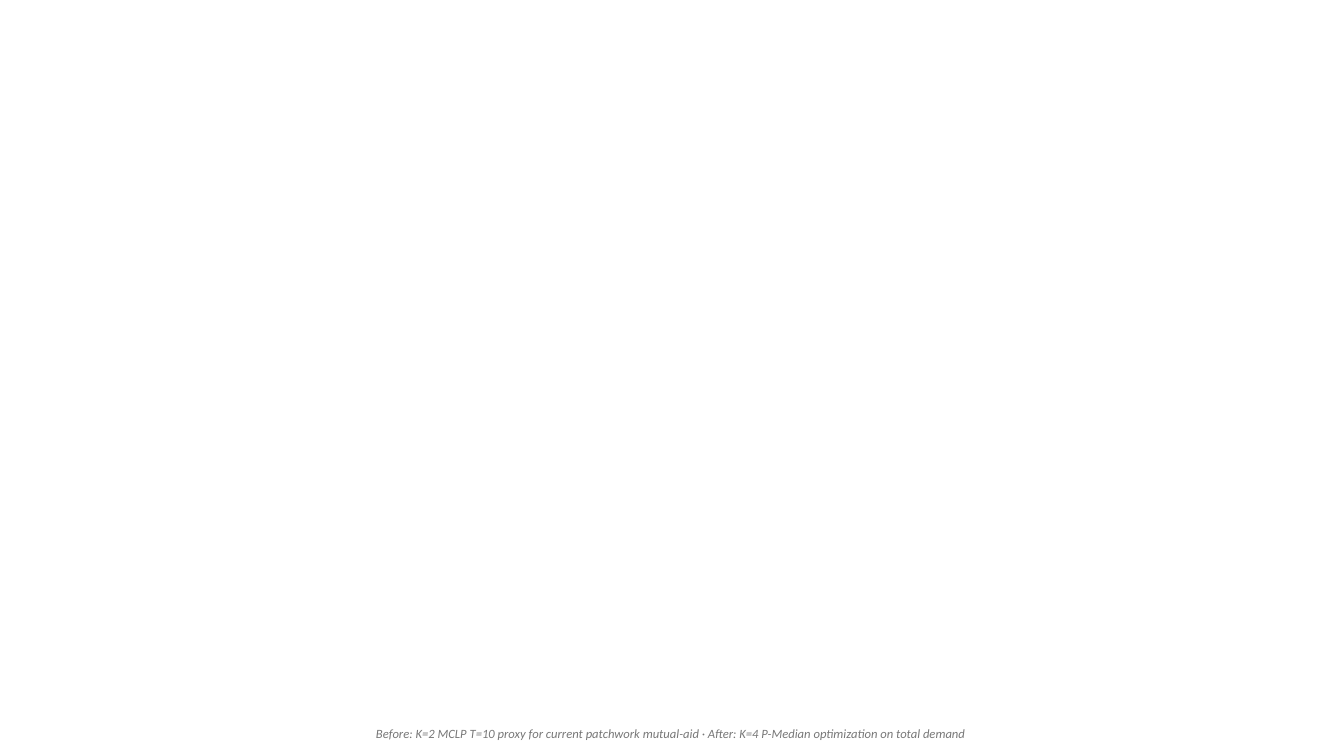
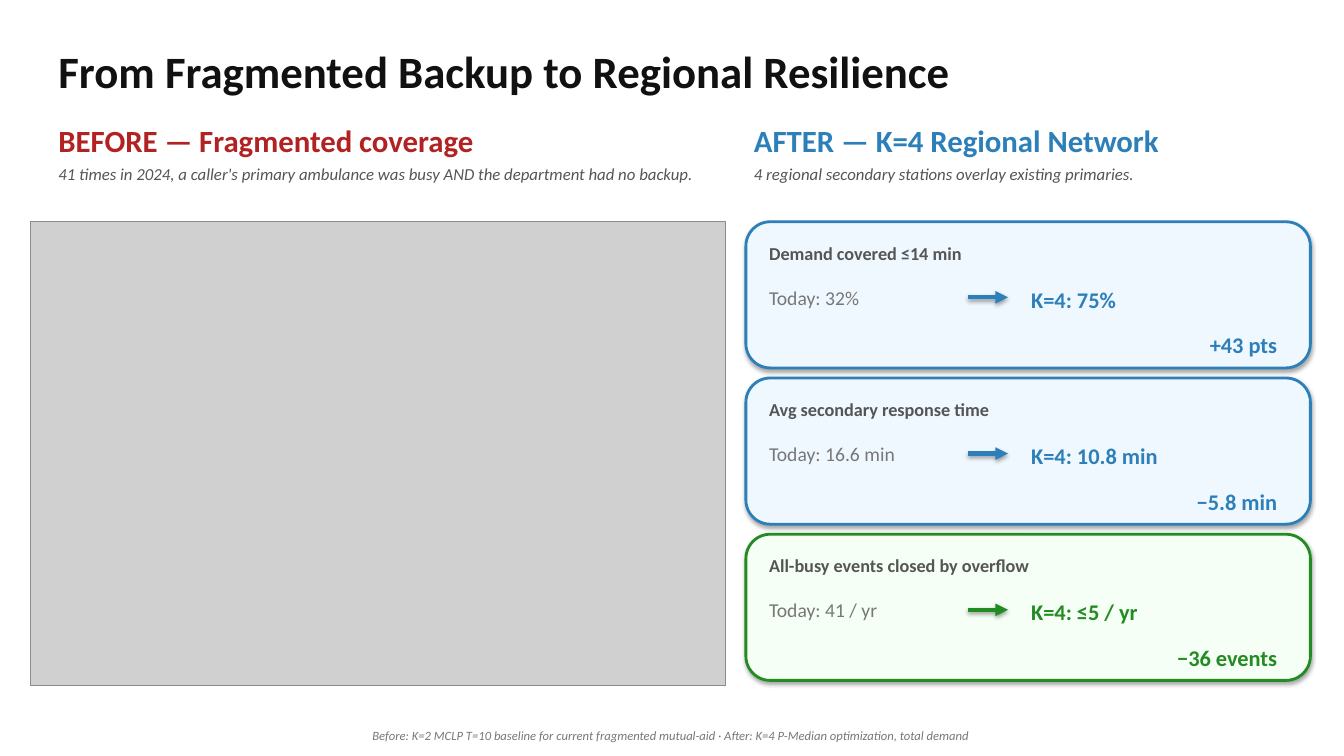
Before and after one commit to patrickgrunklee/jefferson-county-ems-dashboard, a slide deck: slide 4 of pitch_deck_jefferson_ems.pptx. Drawn at 1344x756 pixels with LibreOffice and Linux fonts; fonts in the diff are those of the drawing; grey boxes stand for pictures; background and template pictures are left out. Boxes give left, top, right and bottom in pixels: in the first picture for what was removed or moved away, otherwise in the second. Text is boxed around its words. In the diff, an @@ line names an element or a change of style, - is before the commit and + after.

```diff
--- a/pitch_deck_jefferson_ems.pptx
+++ b/pitch_deck_jefferson_ems.pptx
@@ text added at [58,56,949,96], 32 pt, text #111111, bold @@
+From Fragmented Backup to Regional Resilience
@@ text added at [58,130,473,158], 22 pt, text #B22222, bold @@
+BEFORE — Fragmented coverage
@@ text added at [754,130,1159,158], 22 pt, text #2C7FB8, bold @@
+AFTER — K=4 Regional Network
@@ text added at [58,168,692,183], 12 pt, text #555555, italic @@
+41 times in 2024, a caller's primary ambulance was busy AND the department had no backup.
@@ text added at [754,168,1133,183], 12 pt, text #555555, italic @@
+4 regional secondary stations overlay existing primaries.
@@ picture added at [30,222,726,686] @@
@@ rounded rectangle added at [746,222,1311,368], fill #F0F8FF, outline #2C7FB8 2 pt @@
@@ text added at [769,247,962,260], 13 pt, text #555555, bold @@
+Demand covered ≤14 min
@@ text added at [769,291,859,308], 14 pt, text #777777 @@
+Today: 32%
@@ arrow added from (968, 297) to (1008, 297), #2C7FB8 3 pt @@
@@ text added at [1031,292,1116,308], 16 pt, text #2C7FB8, bold @@
+K=4: 75%
@@ text added at [1210,338,1278,357], 16 pt, text #2C7FB8, bold @@
++43 pts
@@ rounded rectangle added at [746,378,1311,524], fill #F0F8FF, outline #2C7FB8 2 pt @@
@@ text added at [769,403,989,419], 13 pt, text #555555, bold @@
+Avg secondary response time
@@ text added at [769,447,894,464], 14 pt, text #777777 @@
+Today: 16.6 min
@@ text added at [1031,448,1158,464], 16 pt, text #2C7FB8, bold @@
+K=4: 10.8 min
@@ arrow added from (968, 454) to (1008, 454), #2C7FB8 3 pt @@
@@ text added at [1197,494,1277,510], 16 pt, text #2C7FB8, bold @@
+−5.8 min
@@ rounded rectangle added at [746,534,1311,681], fill #F5FFF5, outline #228B22 2 pt @@
@@ text added at [769,559,1029,575], 13 pt, text #555555, bold @@
+All-busy events closed by overflow
@@ text added at [769,603,877,620], 14 pt, text #777777 @@
+Today: 41 / yr
@@ arrow added from (968, 610) to (1008, 610), #228B22 3 pt @@
@@ text added at [1031,605,1138,624], 16 pt, text #228B22, bold @@
+K=4: ≤5 / yr
@@ text added at [1177,650,1277,666], 16 pt, text #228B22, bold @@
+−36 events
@@ text at [372,731,969,742]: text changed @@
-Before: K=2 MCLP T=10 proxy for current patchwork mutual-aid · After: K=4 P-Median optimization on total demand
+Before: K=2 MCLP T=10 baseline for current fragmented mutual-aid · After: K=4 P-Median optimization, total demand
```
Also in this commit, not shown: 3 other slides changed, 2 slides added, 2 slides removed, 3 other files.
